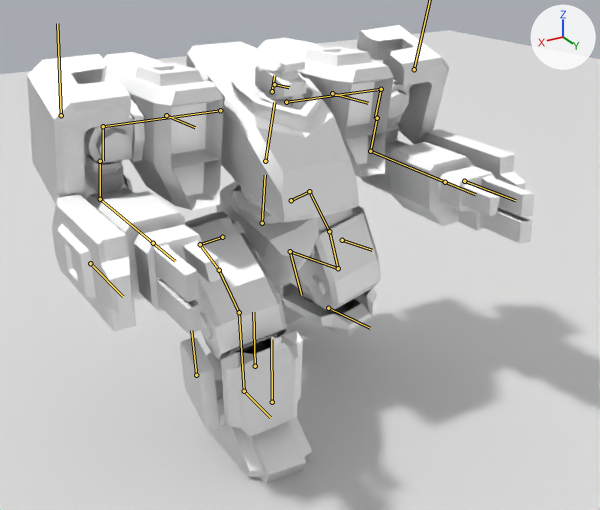
Renders of the Blender file Art Assets/PRIMEOPS_2_ROBOT_2020-v1.6.blend from each side of a commit.
The view is the same before and after, from a camera (50 mm lens) standing at (16.5, 31.8, 21.3) and looking at (-0.3, 3.8, 7.3). The lights are fixed; the arrows at upper right show +X, +Y and +Z. Both versions are drawn at frame 0 of the action 'Run'; the numbers are the values there. The bones that bend it are drawn over the model as lines.

The first picture shows 'Plane', 'Robot Body'.
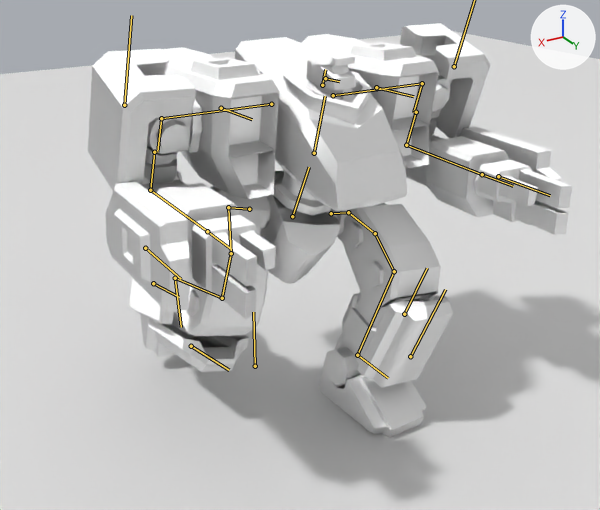
The change in detail:
Bone 'Hip' (bone_hip) moves from (0.76, -1.78, -2.44) to (-0.76, -1.78, -2.44).
Bone 'Hip' (bone_hip) turns from (-20, 10, -11) to (-20, -10, 11) degrees about its own x, y and z.
Bone 'IKFoot.l' (bone_ikfoot_l) moves from (-0.18, -0.61, 2.47) to (0.02, 5.88, -0.28).
Bone 'IKFoot.l' (bone_ikfoot_l) turns from (-68, 2, 7) to (0, 0, 0) degrees about its own x, y and z.
Bone 'IKFoot.r' (bone_ikfoot_r) moves from (-0.02, 5.88, -0.28) to (0.18, -0.61, 2.47).
Bone 'IKFoot.r' (bone_ikfoot_r) turns from (0, 0, 0) to (-68, -2, -7) degrees about its own x, y and z.

Location of each change, (x1, y1, x2, y2) in pixels of the pictures (600 x 510 px):
'Robot Body', posed (10% shorter): before (27, 25, 535, 484); after (88, 23, 572, 438)
bone 'Hip', root to tip: before (262, 223) to (265, 175); after (292, 216) to (309, 167)
